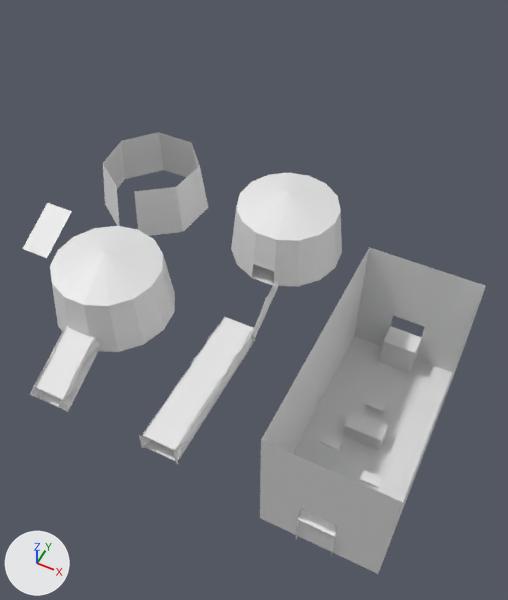
The glTF model assets/haunted_tunnel/haunted_tunnel.gltf: old version first, new version second.
Both versions are drawn from a 50 mm lens placed at (175.0, -200.0, 456.0), pointed at (-17.0, 185.0, -25.0). Lighting does not change. The marker at lower left points along +X, +Y and +Z. Materials are left out; every surface is plain grey. Where no turn or scale is listed for an object, it has been applied to the vertices.

In view in the first picture: 'Atrium Roof', 'Atrium Walls', 'Atrium Walls.001', 'Ceilling', 'Ceilling.001', 'Cylinder', 'End Platform', 'Left Wall', 'Left Wall.002', 'Left Wall.003', 'Middle Rest', 'Ramp', 'Ramp.001', 'Starting Platform', 'Walls'.
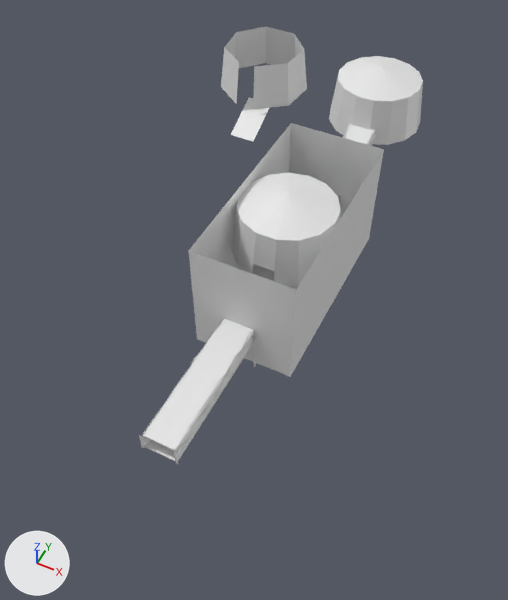
ob_atrium is not drawn itself; it is the parent of ob_colliders, ob_scene.
ob_lavapit is not drawn itself; it is the parent of ob_scene_002.
ob_scene is not drawn itself; it is the parent of ob_left_wall_003.

Boxes [x1, y1, x2, y2] around the edits, measured in the pictures (508 x 600 px):
'Walls', moved: before [260, 247, 486, 574]; after [188, 123, 384, 377]
'Atrium Walls', moved: before [103, 132, 208, 236]; after [221, 27, 307, 109]
'Atrium Roof', moved: before [50, 226, 163, 306]; after [338, 56, 423, 101]
'Atrium Walls.001', moved: before [52, 255, 175, 352]; after [329, 73, 423, 145]
'Ceilling', moved: before [35, 325, 96, 400]; after [343, 124, 375, 145]
'Ramp', moved: before [23, 203, 72, 258]; after [231, 97, 270, 141]
'End Platform', moved (not visible afterwards): before [379, 326, 422, 373]
'Middle Rest', moved: before [343, 411, 388, 450]; after [288, 286, 297, 289]
'Left Wall.003', moved: before [59, 337, 100, 411]; after [367, 133, 376, 145]
'Starting Platform', moved (not visible afterwards): before [296, 510, 337, 555]
'Ramp.001', moved (not visible afterwards): before [40, 351, 98, 412]
'Moving Platform2', moved (not visible afterwards): before [360, 470, 382, 488]
'Moving Platform3', moved (not visible afterwards): before [320, 433, 342, 451]
'Left Wall.002', moved (not visible afterwards): before [30, 326, 66, 399]
'Vertical Moving Platform 1', moved (not visible afterwards): before [366, 397, 387, 412]
'Chunk1.001', added: after [340, 195, 343, 209]
'Ground.001', now drawn: after [337, 195, 341, 205]

Edits to the bpy script that builds the scene:
```text
Add me_wall_chunk_1:
    me_wall_chunk_1.from_pydata(...)  # 38 vertices, 56 faces; spans x -1.0..4.0, y -1.0..41.0, z 0.0..17.0
Change ob_atrium:
    ob_atrium.location: (0.0, 0.0, 0.0) -> (0.0, 351.0, -1.0)
Change ob_atrium_walls:
    ob_atrium_walls.location: (-135.0, 217.0, 23.0) -> (-135.0, 446.0, 22.0)
Change ob_ramp:
    ob_ramp.location: (-213.0, 125.0, 0.0) -> (-125.0, 371.0, -1.0)
Change ob_scene:
    ob_scene.parent: ob_atrium -> ob_firewall
    ob_scene.location: (-96.0, 0.0, 0.0) -> (0.0, 0.0, 0.0)
Change ob_atrium_floor:
    ob_atrium_floor.location: (-97.0, 92.0, 23.0) -> (-1.0, 443.0, 22.0)
Change ob_atrium_roof:
    ob_atrium_roof.location: (-97.0, 92.0, 23.0) -> (-1.0, 443.0, 21.0)
Change ob_atrium_walls_001:
    ob_atrium_walls_001.location: (-97.0, 92.0, 23.0) -> (-1.0, 443.0, 21.0)
Change ob_ceilling:
    ob_ceilling.location: (-96.0, 0.0, 15.0) -> (0.0, 351.0, 14.0)
Change ob_left_wall_002:
    ob_left_wall_002.location: (-110.0, 1.0, 0.0) -> (-14.0, 352.0, -1.0)
Change ob_left_wall_003:
    ob_left_wall_003.parent: ob_scene -> ob_scene_003
Change ob_ramp_001:
    ob_ramp_001.location: (-96.0, 0.0, 0.0) -> (0.0, 351.0, -1.0)
Change ob_lavapit:
    ob_lavapit.location: (123.0, 0.0, 0.0) -> (1.0, 123.0, 0.0)
Change ob_end_platform:
    ob_end_platform.location: (123.0, 172.0, 0.0) -> (1.0, 295.0, 0.0)
Change ob_middle_rest:
    ob_middle_rest.location: (123.0, 98.0, -26.0) -> (1.0, 221.0, -26.0)
Change ob_starting_platform:
    ob_starting_platform.location: (123.0, -1.0, 0.0) -> (1.0, 122.0, 0.0)
Change ob_walls:
    ob_walls.location: (123.0, 0.0, 0.0) -> (1.0, 123.0, 0.0)
Add ob_firewall:
    ob_firewall = bpy.data.objects.new('Firewall', None)
    ob_firewall.location = (0.0, 311.0, 0.0)
Add ob_scene_003:
    ob_scene_003 = bpy.data.objects.new('Scene.003', None)
    ob_scene_003.parent = ob_atrium
    ob_scene_003.location = (0.0, 0.0, 0.0)
Add ob_chunk1_001:
    ob_chunk1_001 = bpy.data.objects.new('Chunk1.001', me_wall_chunk_1)
    ob_chunk1_001.parent = ob_scene
    ob_chunk1_001.location = (15.0, 0.0, 0.0)
    ob_chunk1_001.scale = (-1.0, 1.0, 1.0)
```
